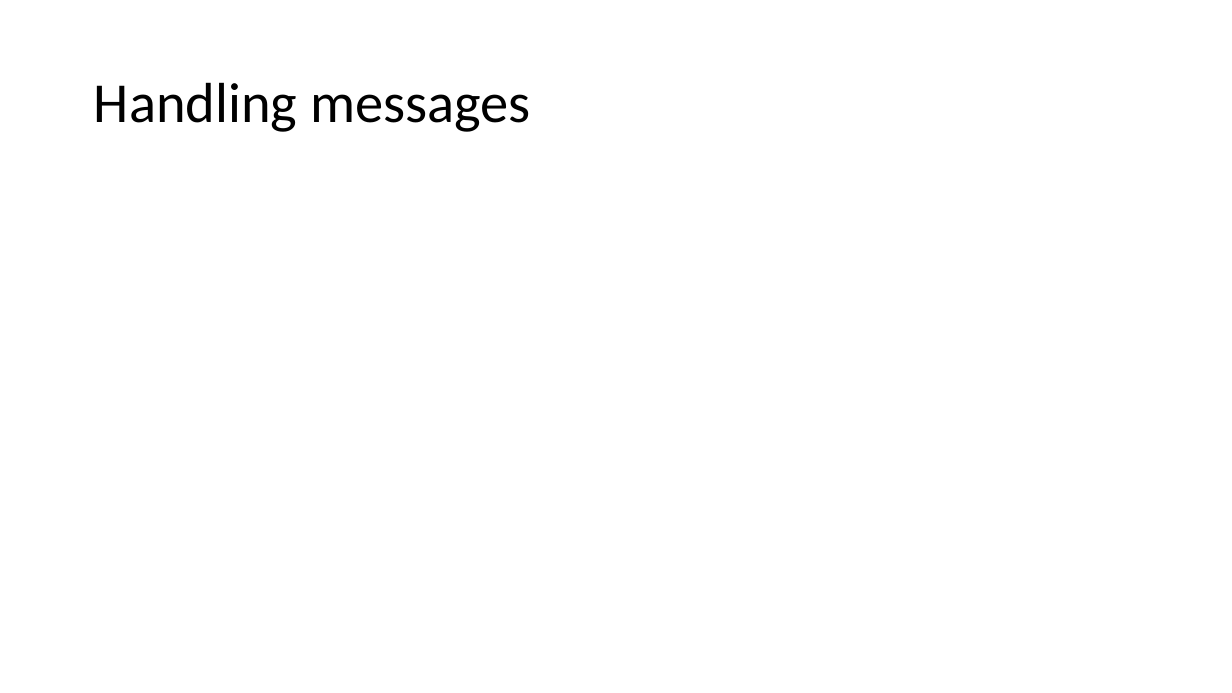
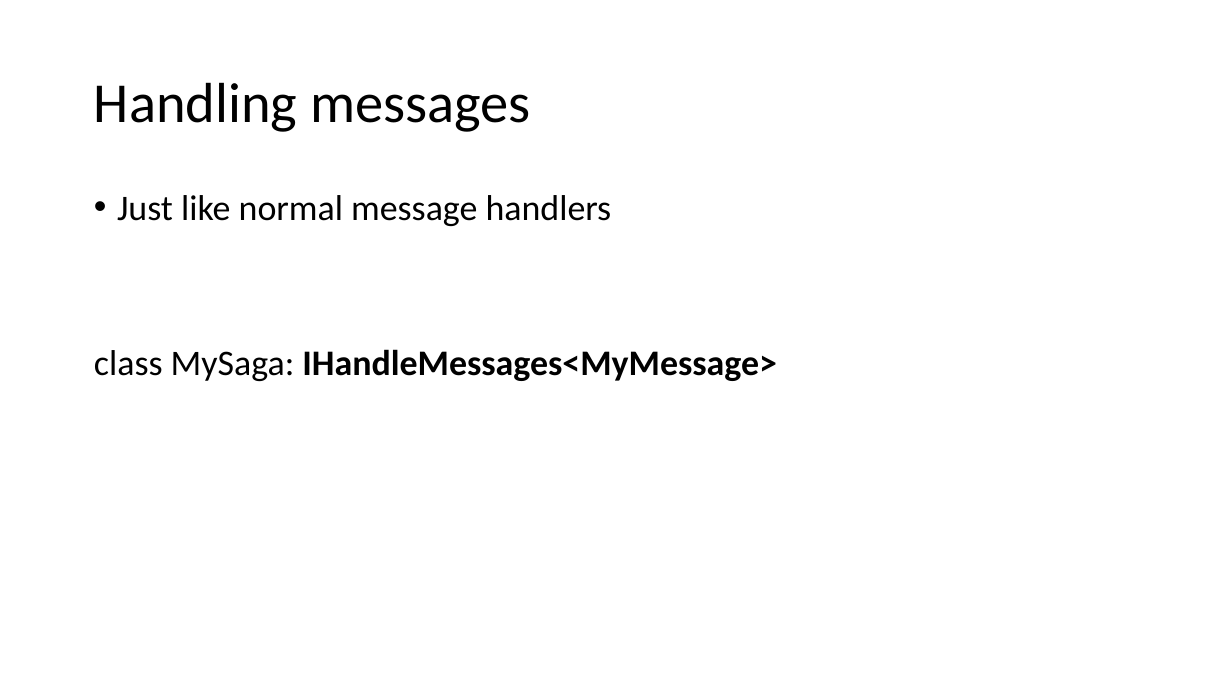
Before and after one commit to Particular/SagaMasterClass, a slide deck: slide 5 of SagaMasterClass.pptx. Drawn at 1232x693 pixels with LibreOffice and Linux fonts; fonts in the diff are those of the drawing. Boxes give left, top, right and bottom in pixels: in the first picture for what was removed or moved away, otherwise in the second. Text is boxed around its words. In the diff, an @@ line names an element or a change of style, - is before the commit and + after.

```diff
--- a/SagaMasterClass.pptx
+++ b/SagaMasterClass.pptx
@@ text added at [94, 195, 777, 381], 28 pt, text #000000 @@
+• Just like normal message handlers
+class MySaga: IHandleMessages<MyMessage>
```
Also in this commit, not shown: 11 other slides changed, 1 other file.
